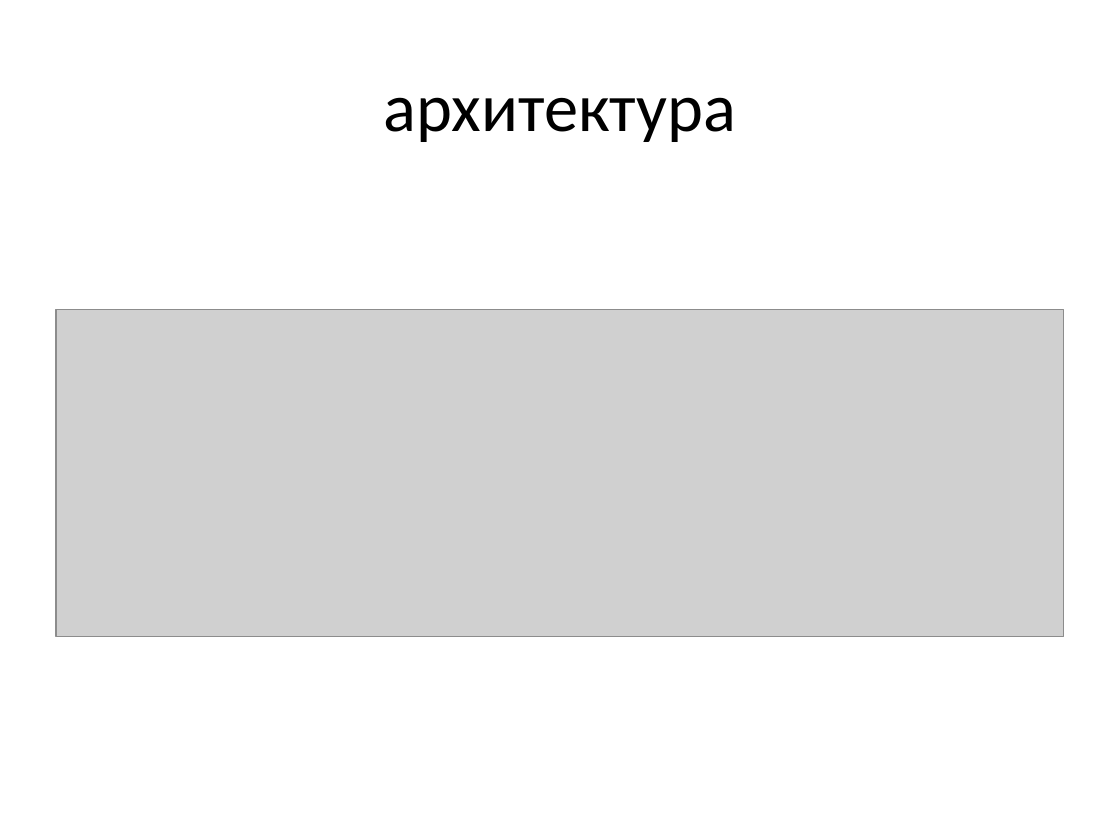
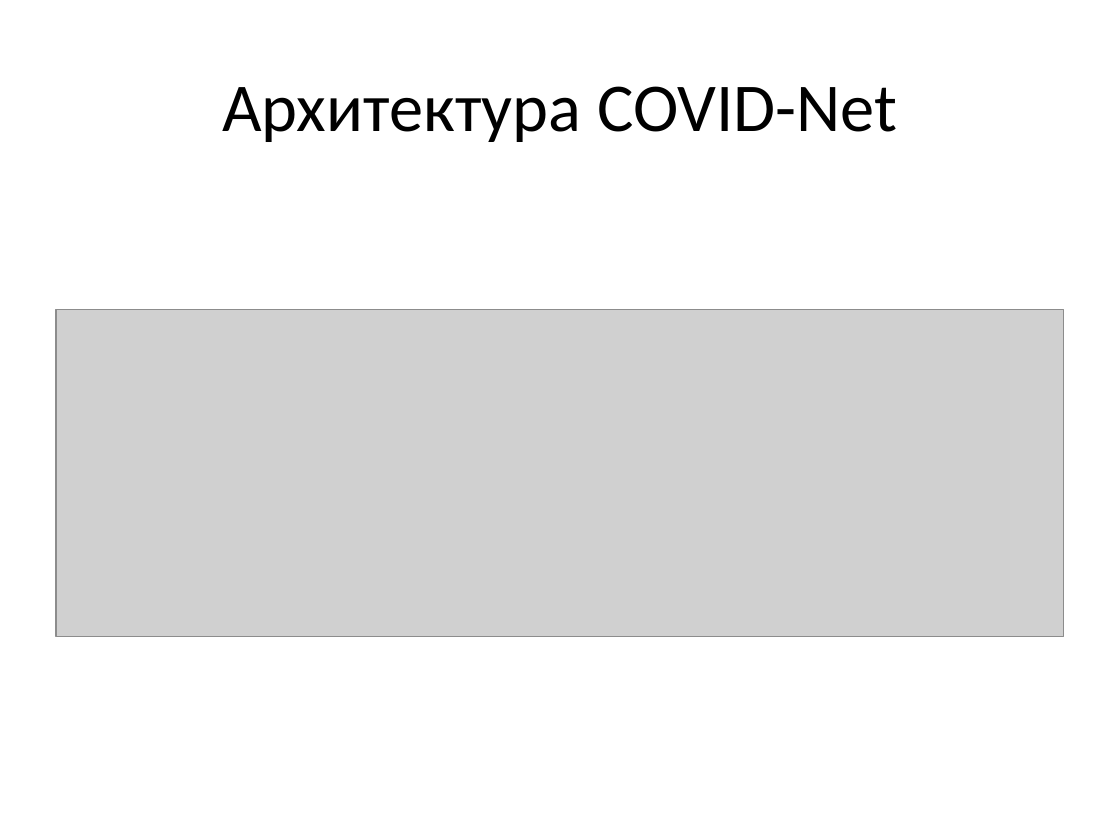
Before and after one commit to koshkit/VKR, a slide deck: slide 5 of slides.pptx. Drawn at 1120x840 pixels with LibreOffice and Linux fonts; fonts in the diff are those of the drawing; grey boxes stand for pictures. Boxes give left, top, right and bottom in pixels: in the first picture for what was removed or moved away, otherwise in the second. Text is boxed around its words. In the diff, an @@ line names an element or a change of style, - is before the commit and + after.

```diff
--- a/slides.pptx
+++ b/slides.pptx
@@ title at (222,86,897,142): text changed @@
-архитектура
+Архитектура COVID-Net
```
Also in this commit, not shown: 1 slide added, 2 other files.
